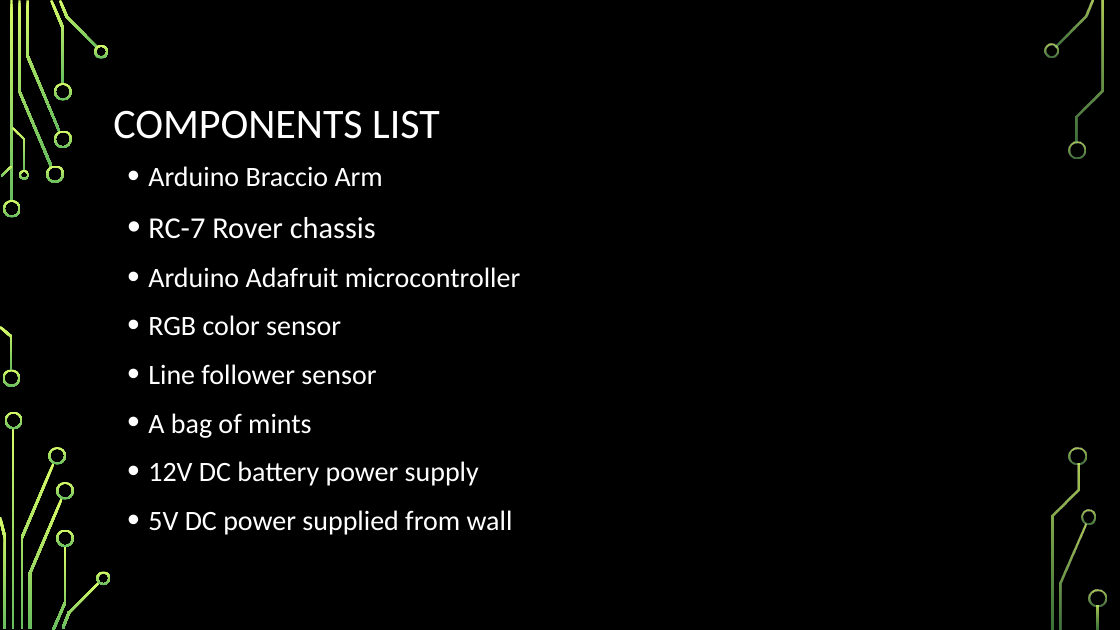
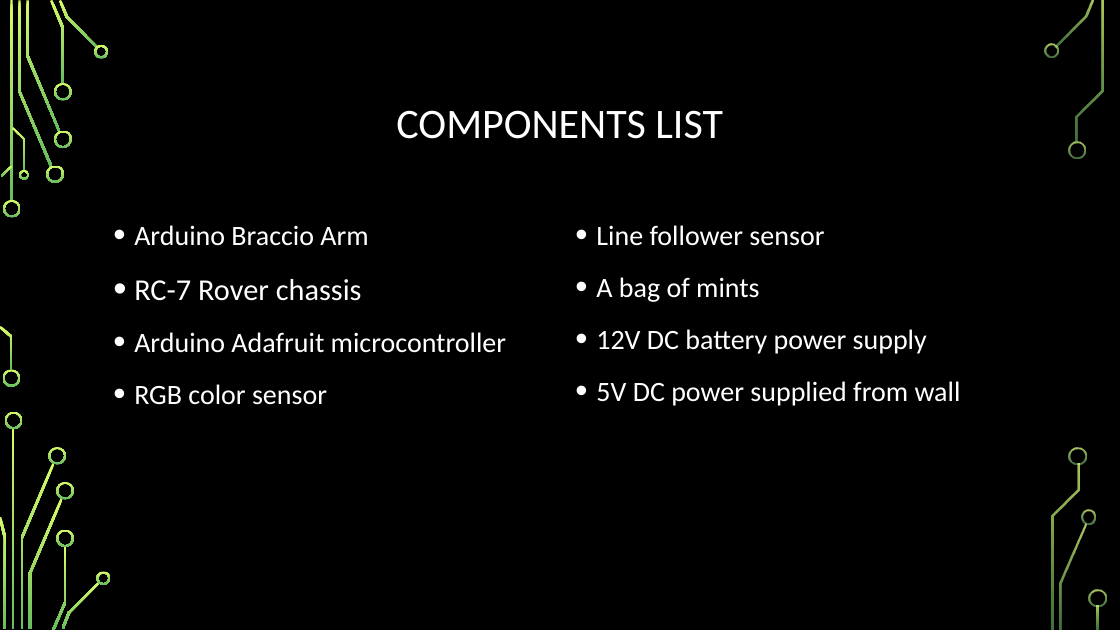
Before and after one commit to bwwagner/SP17-barbot, a slide deck: slide 6 of Presentation/conference-presentation.pptx. Drawn at 1120x630 pixels with LibreOffice and Linux fonts; fonts in the diff are those of the drawing; background and template pictures are left out. Boxes give left, top, right and bottom in pixels: in the first picture for what was removed or moved away, otherwise in the second. Text is boxed around its words. In the diff, an @@ line names an element or a change of style, - is before the commit and + after.

Commit message:
updated ppt

```diff
--- a/Presentation/conference-presentation.pptx
+++ b/Presentation/conference-presentation.pptx
@@ title "COMPONENTS LIST" at (x1=396, y1=110, x2=723, y2=139): alignment left to centre @@
@@ text "Arduino Braccio Arm" moved from (x1=148, y1=166, x2=520, y2=535) to (x1=134, y1=225, x2=506, y2=405) @@
@@ text "Arduino Braccio Arm" at (x1=134, y1=225, x2=506, y2=405): line spacing 1.1 to 1.2 @@
@@ text added at (x1=596, y1=225, x2=961, y2=406), 24 pt, text #FFFFFF @@
+• Line follower sensor
+• A bag of mints
+• 12V DC battery power supply
+• 5V DC power supplied from wall
@@ text at (x1=148, y1=364, x2=513, y2=535): paragraphs removed @@
-• Line follower sensor
-• A bag of mints
-• 12V DC battery power supply
-• 5V DC power supplied from wall
```
Also in this commit, not shown: 2 other slides changed, 3 slides added, 4 slides removed.
